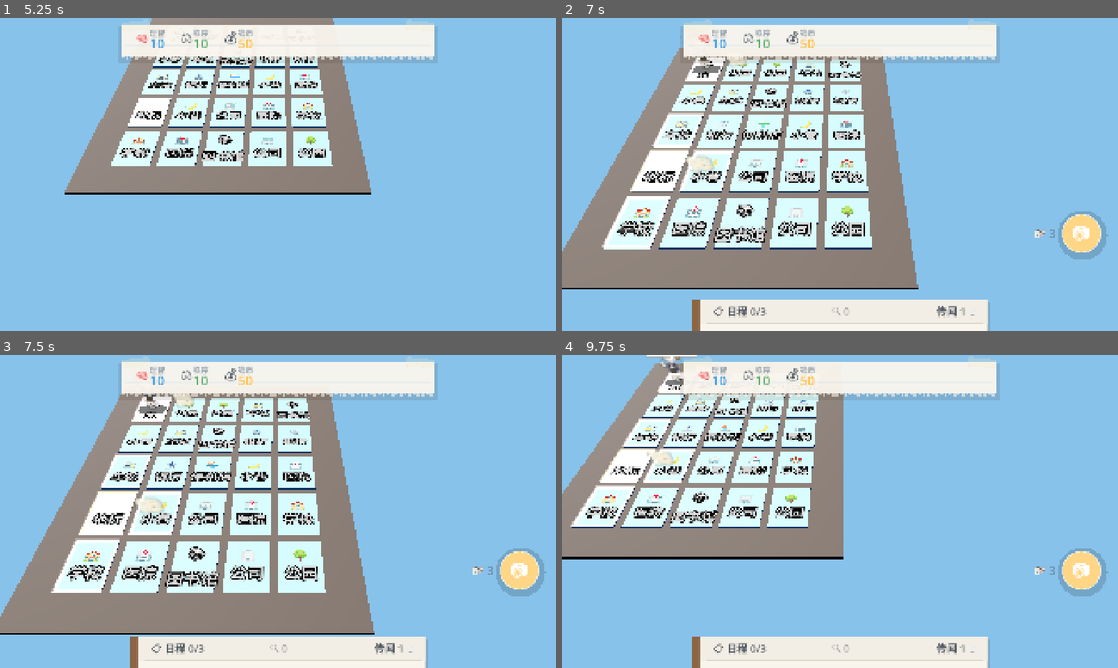
Above: before the commit, frames 1-4 (two rows, left to right).
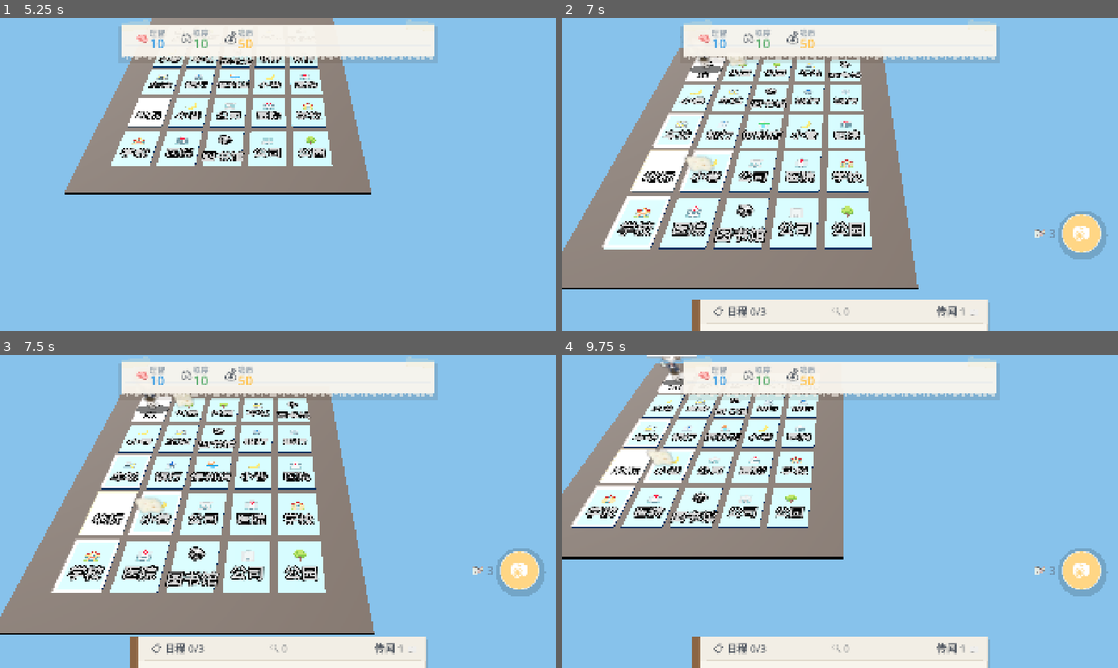
Above: after the commit, the same moments.

Repository: SnowWindSaveYou/project_dark_city
Game: Godot game, scene res://scenes/main.tscn
Same seed, same stepped clock (60 frames per second), same inputs: the game is played once before the commit and once after it.
Inputs (mouse positions are in pixels of both pictures, inside the frame that each line leads up to):
- Up to frame 1 (5.25 s): tap Enter at 0.5, 2.1, 3.6, 5.1 s; drag from (278, 174) to (333, 105) at 0.52 s; tap Space at 1.25, 3.77 s; drag from (278, 174) to (250, 237) at 1.27 s; move the mouse to (333, 105) at 2.02 s; click (333, 105) at 2.17 s; drag from (250, 237) to (111, 127) at 2.77 s; move the mouse to (444, 221) at 3.52 s; click (444, 221) at 3.67 s; drag from (111, 127) to (194, 96) at 4.27 s; move the mouse to (305, 174) at 5.02 s; click (305, 174) at 5.17 s
- Up to frame 2 (7 s): drag from (756, 96) to (728, 190) at 5.77 s; move the mouse to (962, 158) at 6.52 s; tap Enter at 6.6 s; click (962, 158) at 6.67 s; tap Space at 6.77 s
- Up to frame 3 (7.5 s): drag from (166, 527) to (250, 574) at 7.27 s
- Up to frame 4 (9.75 s): move the mouse to (895, 442) at 8.02 s; tap Enter at 8.1, 9.6 s; click (895, 442) at 8.17 s; drag from (812, 574) to (673, 464) at 8.77 s; move the mouse to (1006, 558) at 9.52 s; click (1006, 558) at 9.67 s

Frame 1 is identical in both runs. In frame 2, less than 0.1% of the frame differs, in the area x 21-29%, y 12-49%; in frame 3, less than 0.1%; in frame 4, less than 0.1%, in the area x 15-22%, y 5-36%.

Commit message:
Fix board_visual minor tweak

Diff:
--- a/godot/scripts/controllers/board_visual.gd
+++ b/godot/scripts/controllers/board_visual.gd
@@ -1499,7 +1499,7 @@
 	mat.set_shader_parameter("border_color", color)
 	mat.set_shader_parameter("border_width", 0.06)
 	mat.set_shader_parameter("glow_spread", 0.08)
-	mat.render_priority = 100
+	mat.render_priority = -1  # 低于卡面图标(0)和Token(0), 避免遮挡玩家
 	return mat
 
 ## 为指定卡牌挂载 3 层方形发光边框 (landmark=金色, home=白色)
